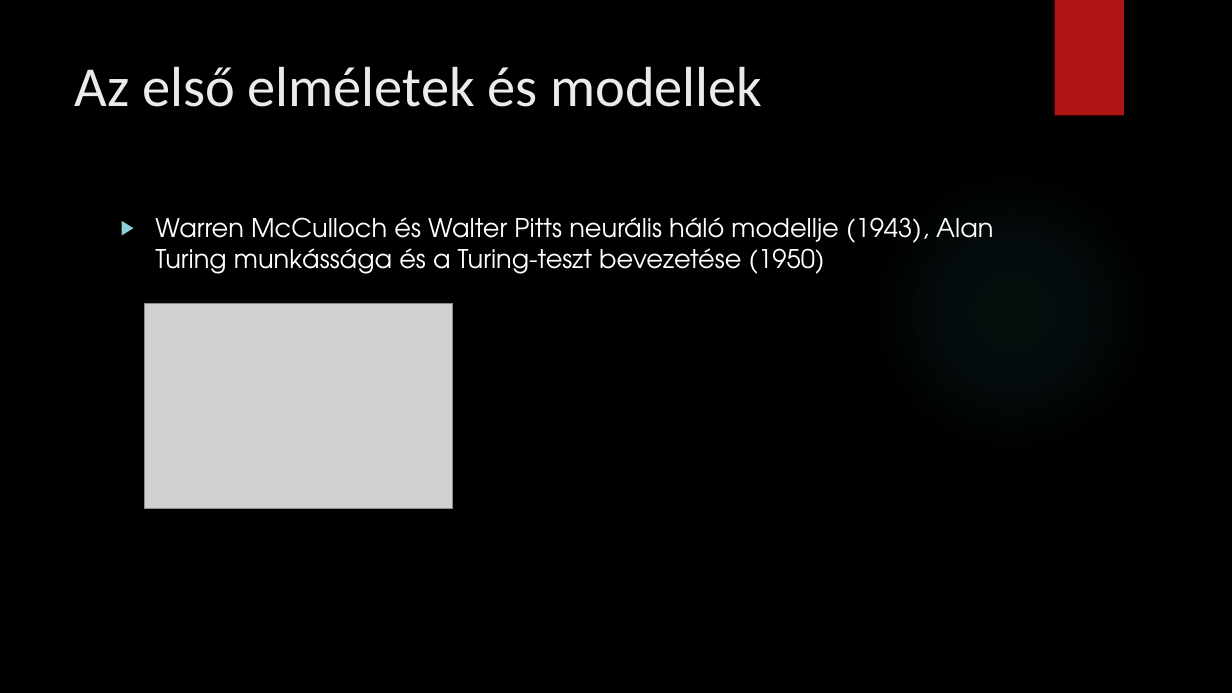
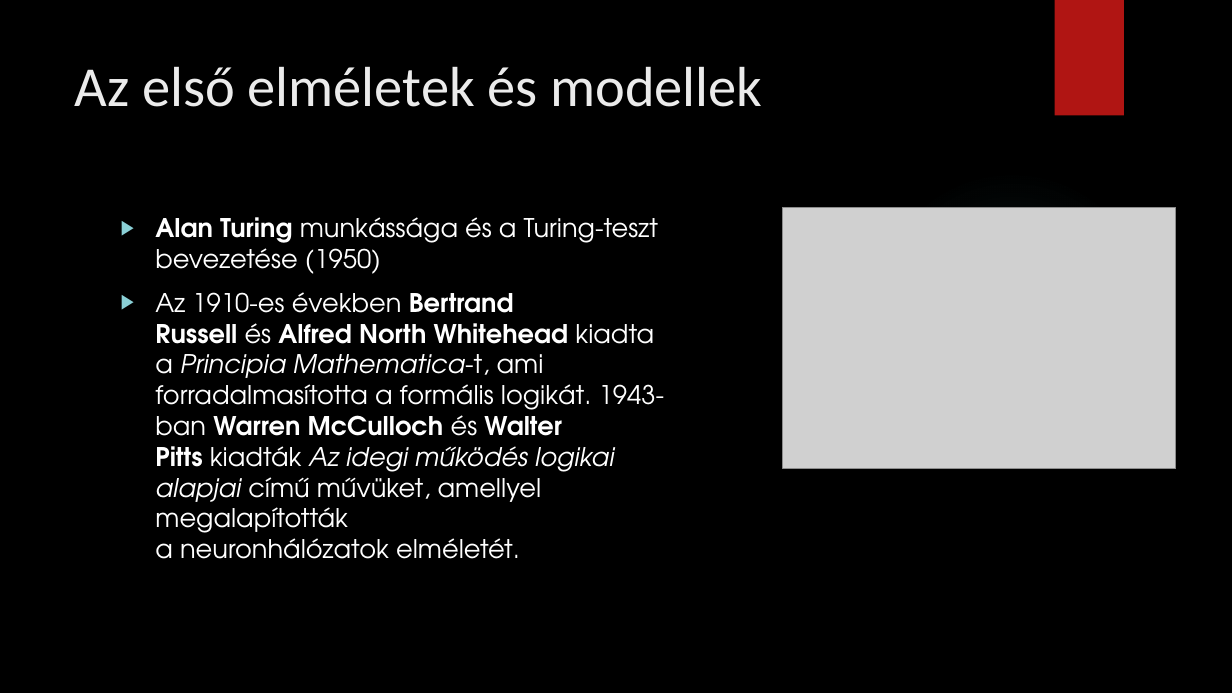
Before and after one commit to kizsi2024/12I-H, a slide deck: slide 4 of Dóra Marcell/A mesterséges inteligencia.pptx. Drawn at 1232x693 pixels with LibreOffice and Linux fonts; fonts in the diff are those of the drawing; grey boxes stand for pictures; background and template pictures are left out. Boxes give left, top, right and bottom in pixels: in the first picture for what was removed or moved away, otherwise in the second. Text is boxed around its words. In the diff, an @@ line names an element or a change of style, - is before the commit and + after.

```diff
--- a/Dóra Marcell/A mesterséges inteligencia.pptx
+++ b/Dóra Marcell/A mesterséges inteligencia.pptx
@@ picture: place and size @@
-picture at [144, 303, 452, 508]
+picture at [783, 208, 1176, 470]
@@ text at [155, 217, 665, 559]: text changed @@
-▶ Warren McCulloch és Walter Pitts neurális háló modellje (1943), Alan Turing munkássága és a Turing-teszt bevezetése (1950)
+▶ Alan Turing munkássága és a Turing-teszt bevezetése (1950)
+▶ Az 1910-es években Bertrand Russell és Alfred North Whitehead kiadta a Principia Mathematica-t, ami forradalmasította a formális logikát. 1943-ban Warren McCulloch és Walter Pitts kiadták Az idegi működés logikai alapjai című művüket, amellyel megalapították a neuronhálózatok elméletét.
```
Also in this commit, not shown: 4 other slides changed, 1 other file.
